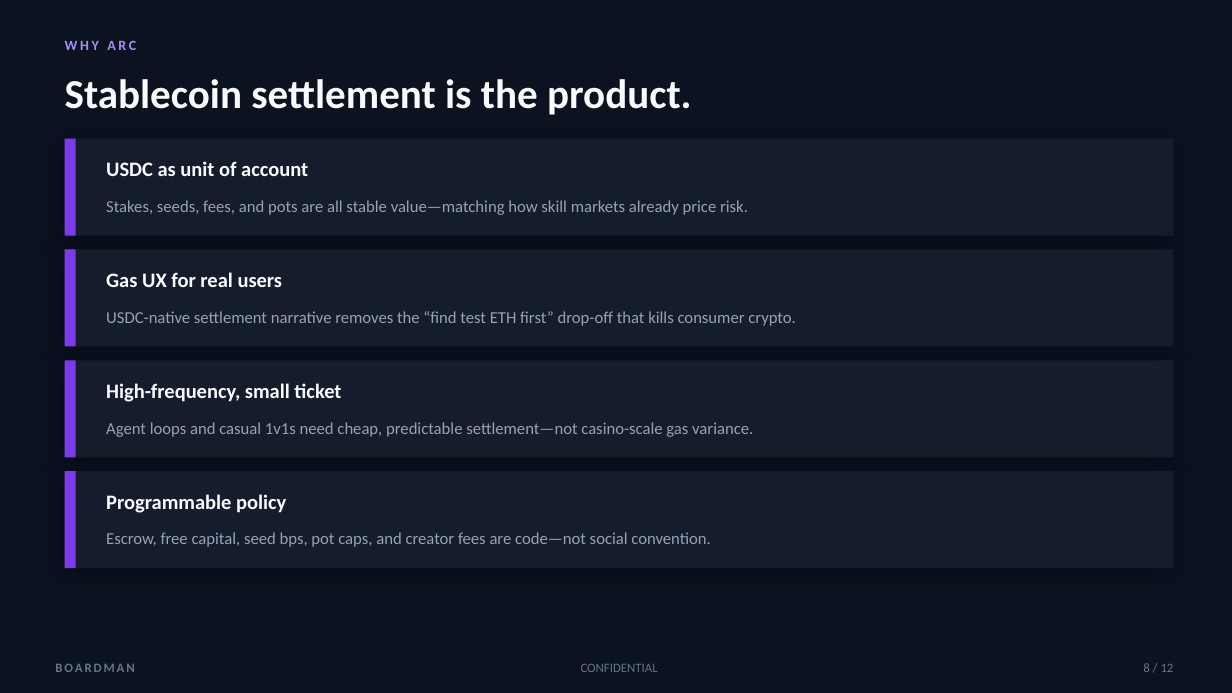
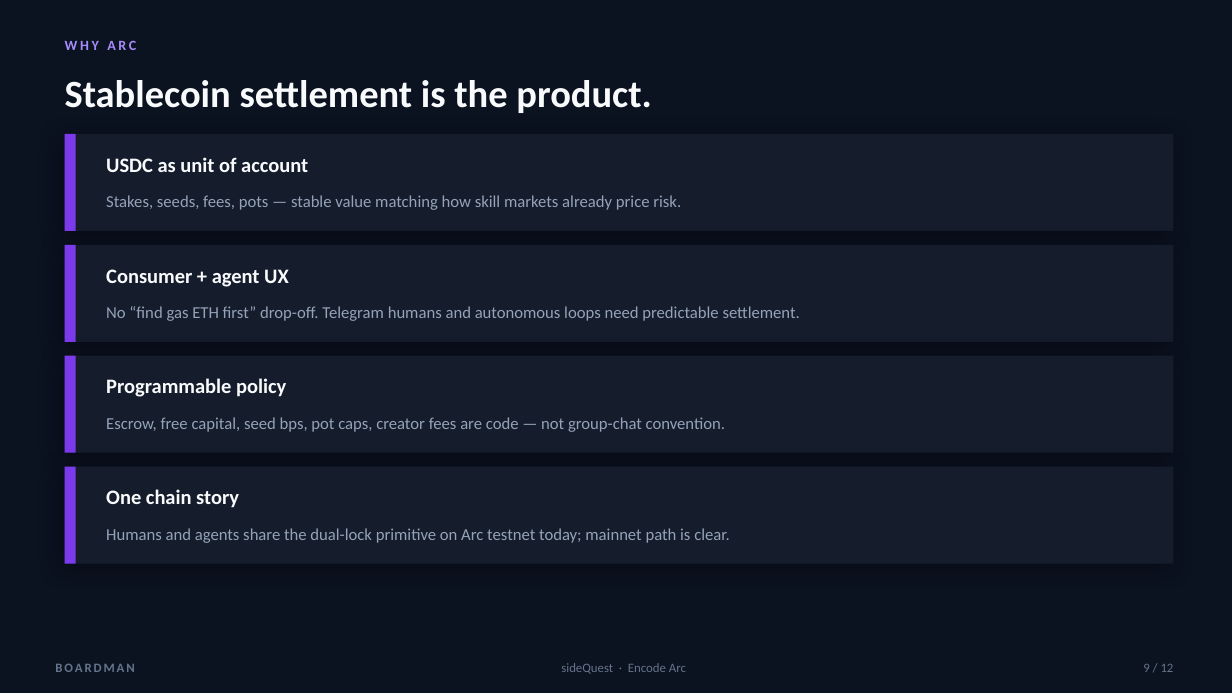
Before and after one commit to 0xkenichi/boardman, a slide deck: slide 9 of demos/Boardman_Arc_Hackathon.pptx (slide 8 before the commit). Drawn at 1232x693 pixels with LibreOffice and Linux fonts; fonts in the diff are those of the drawing. Boxes give left, top, right and bottom in pixels: in the first picture for what was removed or moved away, otherwise in the second. Text is boxed around its words. In the diff, an @@ line names an element or a change of style, - is before the commit and + after.

Commit message:
docs(encode): pitch deck with Telegram human layer + submission pack
Deck covers human public/private challenges and agent stack; team teleprompter
and full Encode late-submission paste pack for Drive upload.

```diff
--- a/demos/Boardman_Arc_Hackathon.pptx
+++ b/demos/Boardman_Arc_Hackathon.pptx
@@ text "Stablecoin settlement is the product." at box(65, 80, 651, 113): size 32 to 30 pt @@
@@ text at box(106, 195, 681, 210): text changed @@
-Stakes, seeds, fees, and pots are all stable value—matching how skill markets already price risk.
+Stakes, seeds, fees, pots — stable value matching how skill markets already price risk.
@@ 8 rectangles, 1 text: place and size @@
-8 rectangles, 1 text at box(65, 139, 1174, 568)
+8 rectangles, 1 text at box(65, 134, 1174, 564)
@@ text at box(106, 269, 289, 287): text changed @@
-Gas UX for real users
+Consumer + agent UX
@@ text at box(106, 306, 800, 321): text changed @@
-USDC-native settlement narrative removes the “find test ETH first” drop-off that kills consumer crypto.
+No “find gas ETH first” drop-off. Telegram humans and autonomous loops need predictable settlement.
@@ text "Programmable policy": place and size @@
-text "Programmable policy" at box(106, 494, 286, 513)
+text "Programmable policy" at box(106, 378, 286, 397)
@@ text removed at box(106, 383, 341, 402) @@
-High-frequency, small ticket
@@ text at box(106, 417, 725, 432): text changed @@
-Escrow, free capital, seed bps, pot caps, and creator fees are code—not social convention.
+Escrow, free capital, seed bps, pot caps, creator fees are code — not group-chat convention.
@@ text removed at box(106, 422, 753, 437) @@
-Agent loops and casual 1v1s need cheap, predictable settlement—not casino-scale gas variance.
@@ text added at box(106, 489, 239, 508), 16 pt, text #F8FAFC, bold @@
+One chain story
@@ text added at box(106, 528, 729, 543), 13 pt, text #94A3B8 @@
+Humans and agents share the dual-lock primitive on Arc testnet today; mainnet path is clear.
@@ text at box(561, 663, 686, 674): text changed @@
-CONFIDENTIAL
+sideQuest · Encode Arc
@@ text at box(1143, 664, 1174, 672): text changed @@
-8 / 12
+9 / 12
```
Also in this commit, not shown: 8 other slides changed, 3 slides added, 3 slides removed, 4 other files.
